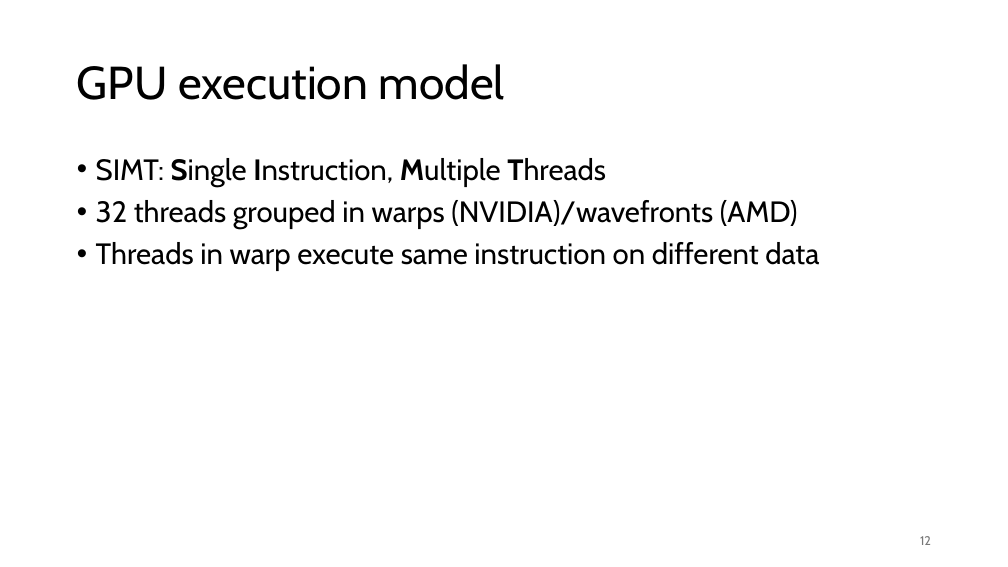
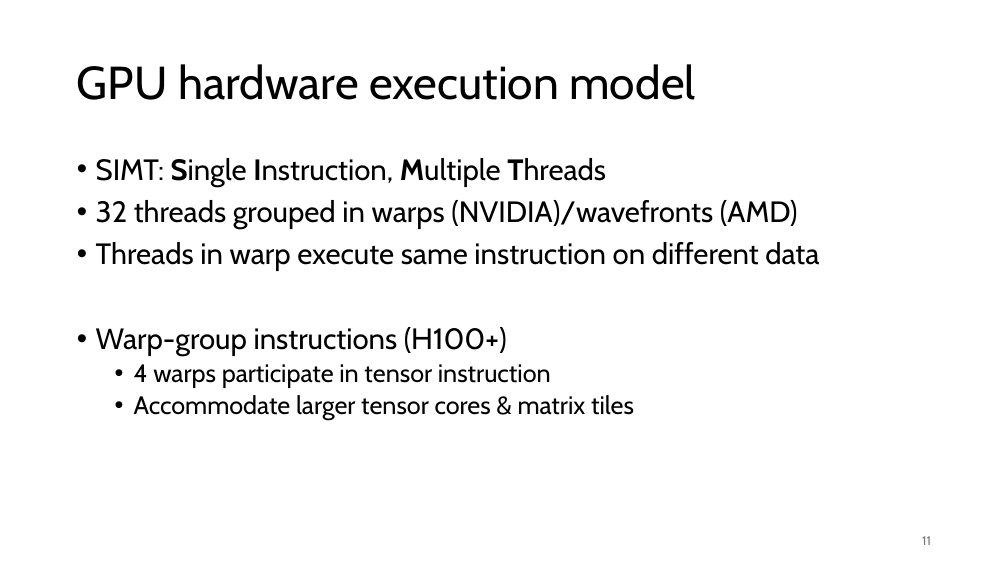
Before and after one commit to gjbex/Python-on-GPUs, a slide deck: slide 11 of python_on_gpus.pptx (slide 12 before the commit). Drawn at 1008x567 pixels with LibreOffice and Linux fonts; fonts in the diff are those of the drawing. Boxes give left, top, right and bottom in pixels: in the first picture for what was removed or moved away, otherwise in the second. Text is boxed around its words. In the diff, an @@ line names an element or a change of style, - is before the commit and + after.

Commit message:
Add hardware-level information

```diff
--- a/python_on_gpus.pptx
+++ b/python_on_gpus.pptx
@@ title at [77,64,695,100]: text changed @@
-GPU execution model
+GPU hardware execution model
@@ text at [96,327,634,421]: paragraphs added @@
+• Warp-group instructions (H100+)
+  • 4 warps participate in tensor instruction
+  • Accommodate larger tensor cores & matrix tiles
@@ page number at [922,536,931,545]: text changed @@
-12
+11
```
Also in this commit, not shown: 5 other slides changed, 10 slides added, 1 slide removed.
